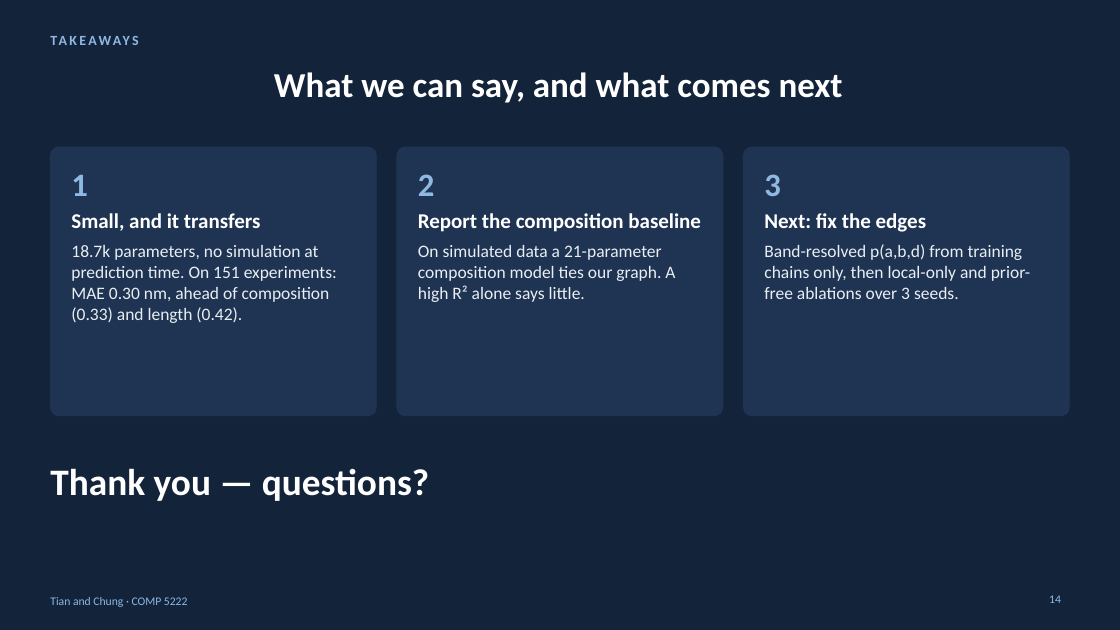
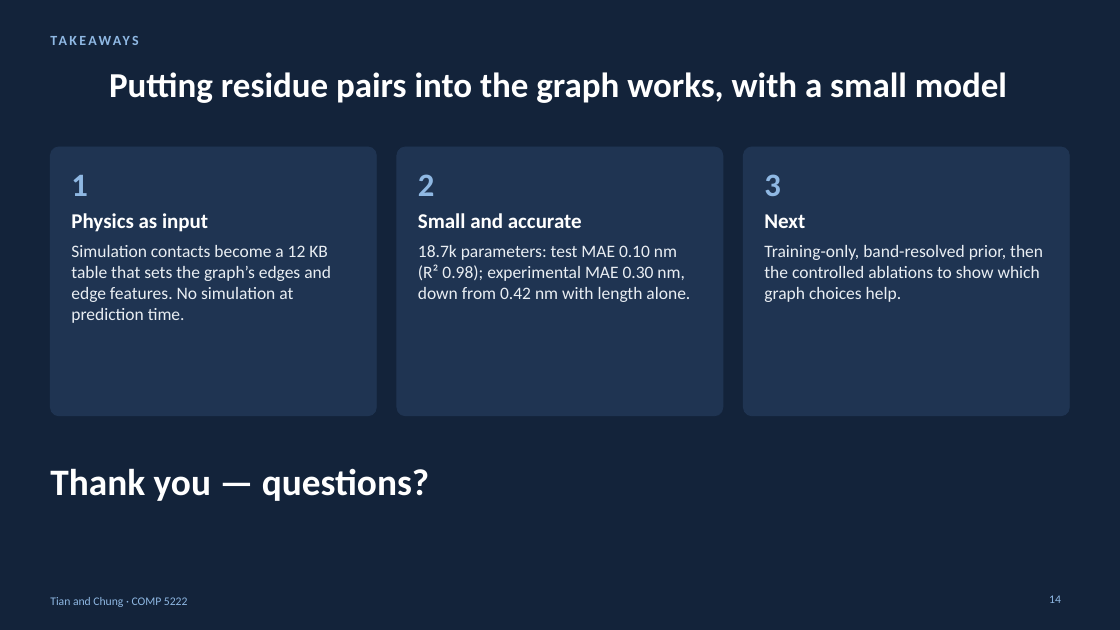
Before and after one commit to Andychung1229/claudev2, a slide deck: slide 14 of comp5222-presentation/ContactGAT_talk.pptx. Drawn at 1120x630 pixels with LibreOffice and Linux fonts; fonts in the diff are those of the drawing. Boxes give left, top, right and bottom in pixels: in the first picture for what was removed or moved away, otherwise in the second. Text is boxed around its words. In the diff, an @@ line names an element or a change of style, - is before the commit and + after.

```diff
--- a/comp5222-presentation/ContactGAT_talk.pptx
+++ b/comp5222-presentation/ContactGAT_talk.pptx
@@ title at [109,72,1007,103]: text changed @@
-What we can say, and what comes next
+Putting residue pairs into the graph works, with a small model
@@ text at [71,213,331,323]: text changed @@
-Small, and it transfers
-18.7k parameters, no simulation at prediction time. On 151 experiments: MAE 0.30 nm, ahead of composition (0.33) and length (0.42).
+Physics as input
+Simulation contacts become a 12 KB table that sets the graph’s edges and edge features. No simulation at prediction time.
@@ text at [418,213,690,302]: text changed @@
-Report the composition baseline
-On simulated data a 21-parameter composition model ties our graph. A high R² alone says little.
+Small and accurate
+18.7k parameters: test MAE 0.10 nm (R² 0.98); experimental MAE 0.30 nm, down from 0.42 nm with length alone.
@@ text at [764,214,1043,302]: text changed @@
-Next: fix the edges
-Band-resolved p(a,b,d) from training chains only, then local-only and prior-free ablations over 3 seeds.
+Next
+Training-only, band-resolved prior, then the controlled ablations to show which graph choices help.
```
Also in this commit, not shown: 4 other slides changed, 3 slides added, 3 slides removed.
